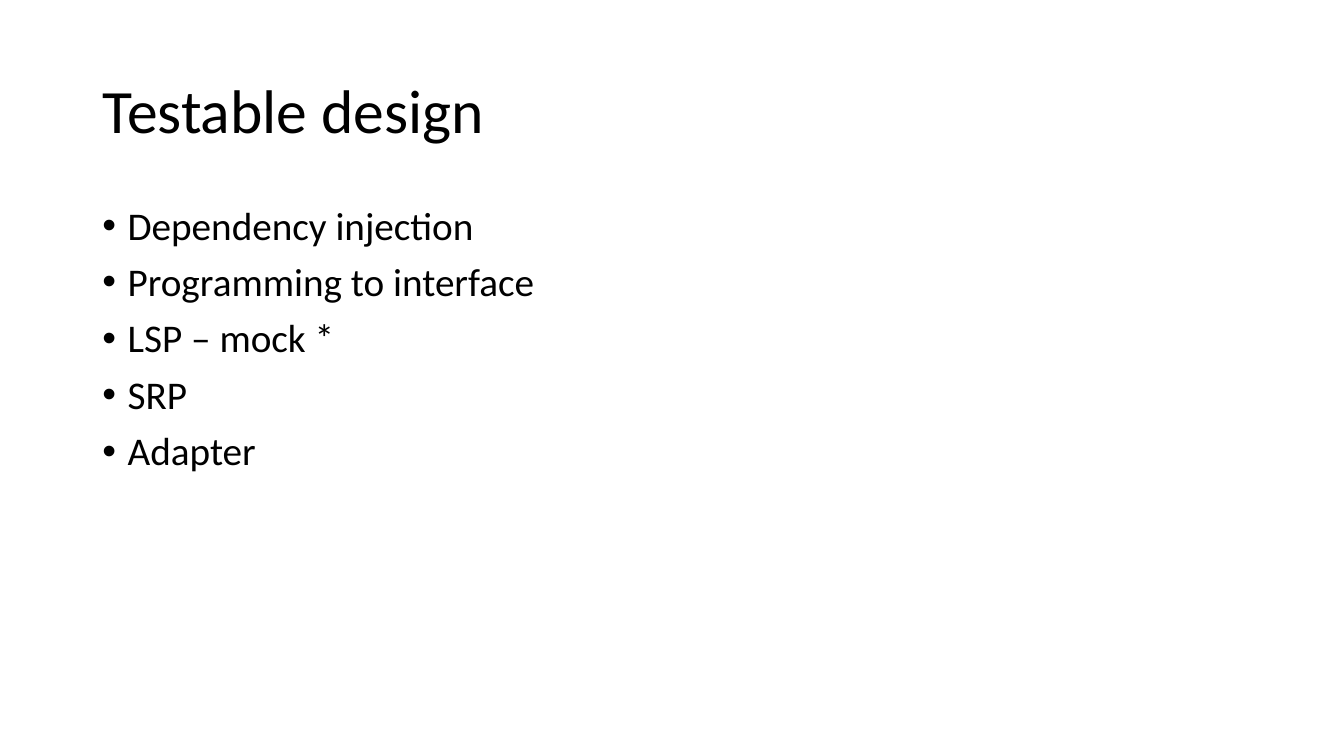
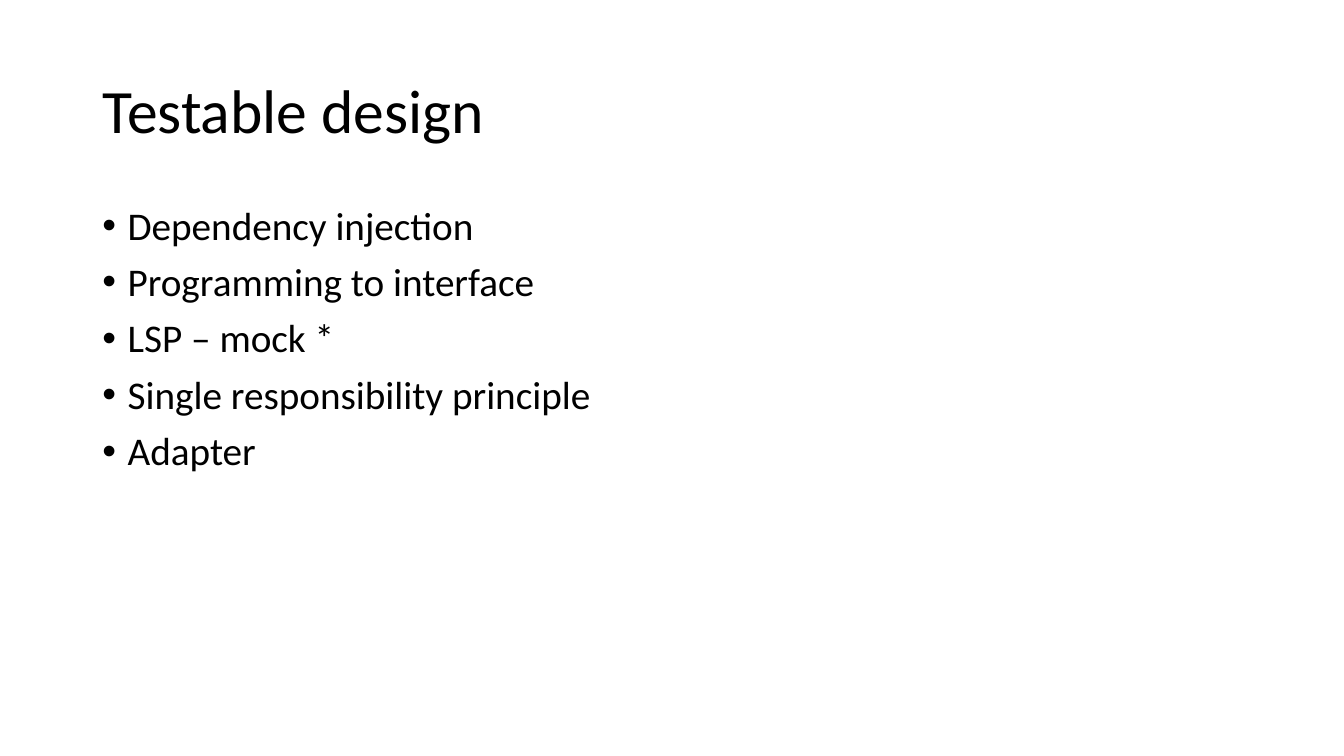
Before and after one commit to SunilPrasad/GithubRepo, a slide deck: slide 31 of TDDExamples/Persentation/TDD.pptx (slide 32 before the commit). Drawn at 1344x756 pixels with LibreOffice and Linux fonts; fonts in the diff are those of the drawing. Boxes give left, top, right and bottom in pixels: in the first picture for what was removed or moved away, otherwise in the second. Text is boxed around its words. In the diff, an @@ line names an element or a change of style, - is before the commit and + after.

```diff
--- a/TDDExamples/Persentation/TDD.pptx
+++ b/TDDExamples/Persentation/TDD.pptx
@@ text at (x1=128, y1=381, x2=590, y2=416): text changed @@
-• SRP
+• Single responsibility principle
```
Also in this commit, not shown: 2 other slides changed, 1 slide removed.
